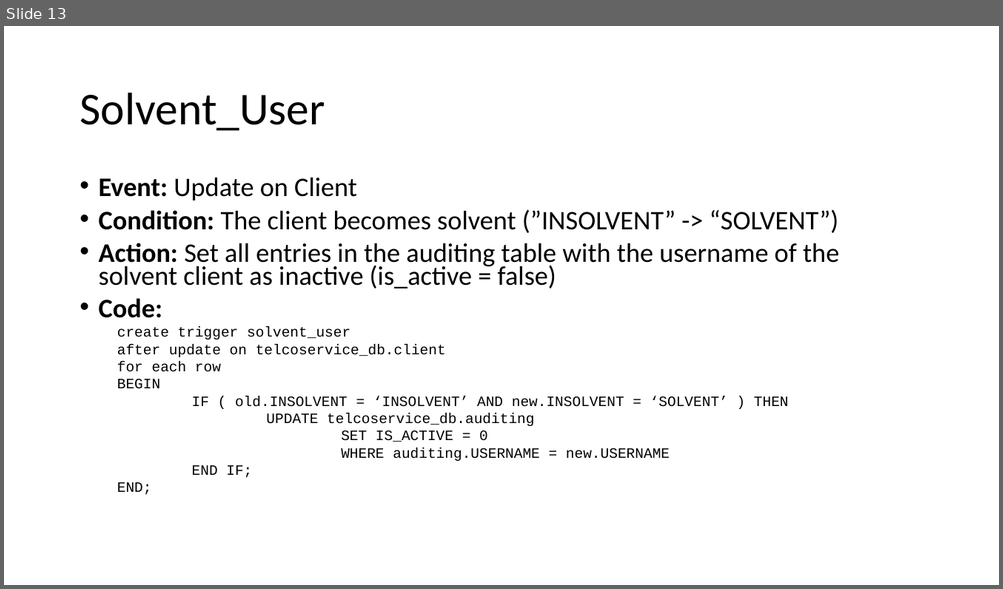
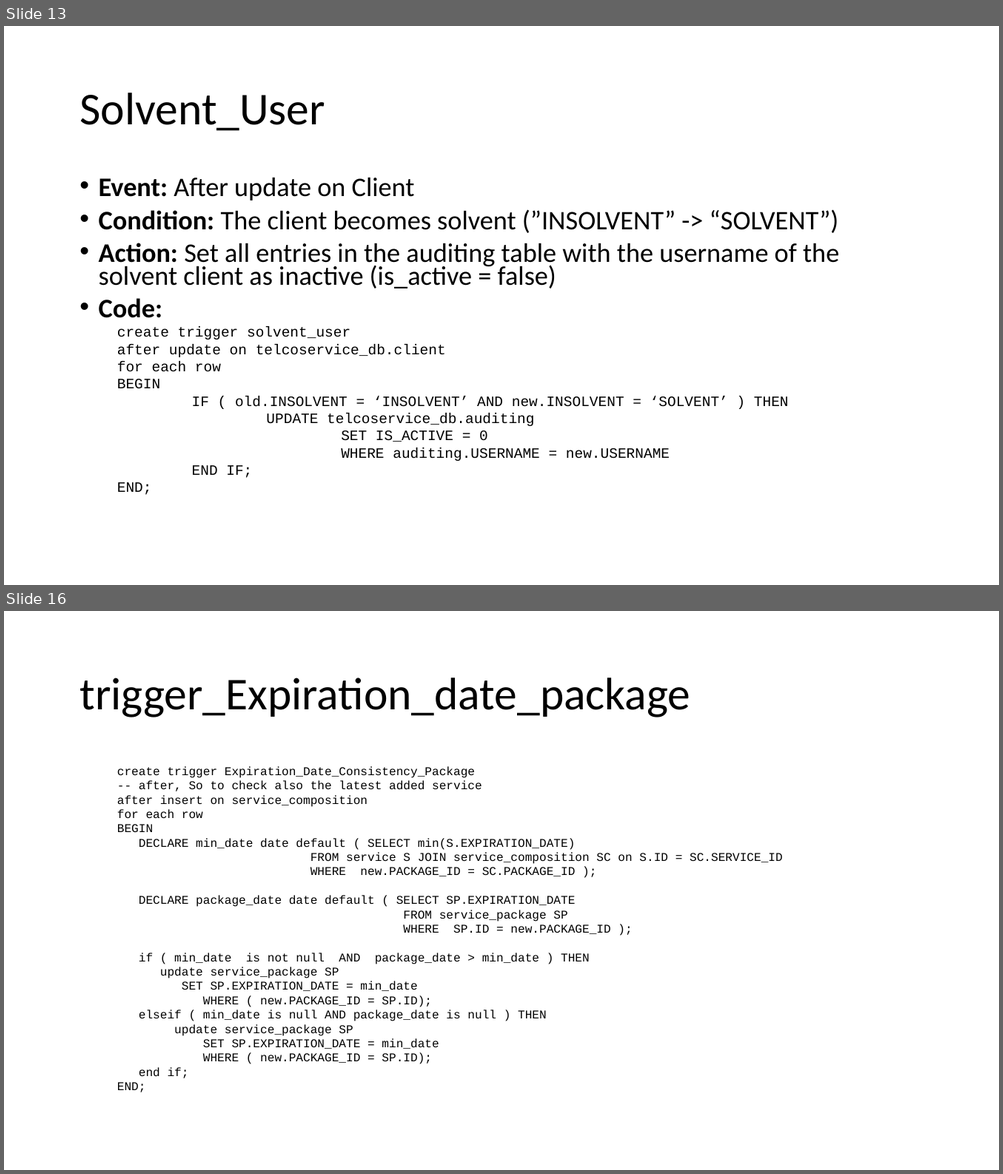
Before and after one commit to mark-2389/TelcoService_SC42, a slide deck: diagrams/TelcoService.pptx. Shown one above the other, each under a label of ours: slide 13 before the commit, slides 13 and 16 after it; the slides between them are not shown. The pictures are 1003x589 and 1003x1174 pixels, drawn with LibreOffice and Linux fonts; fonts in the diff are those of the drawing. Boxes give left, top, right and bottom in pixels: in the first picture for what was removed or moved away, otherwise in the second. Text is boxed around its words. In the diff, an @@ line names an element or a change of style, - is before the commit and + after.

```diff
--- a/diagrams/TelcoService.pptx
+++ b/diagrams/TelcoService.pptx
@@ slide 16 added at (4, 611, 999, 1170), background #FFFFFF @@
@@ title added at (79, 678, 690, 718), 44 pt, text #000000 @@
+trigger_Expiration_date_package
@@ text added at (117, 766, 782, 1093), 11.6 pt, text #000000 @@
+  create trigger Expiration_Date_Consistency_Package
+  -- after, So to check also the latest added service
+  after insert on service_composition
+  for each row
+  BEGIN
+  DECLARE min_date date default ( SELECT min(S.EXPIRATION_DATE)
+  FROM service S JOIN service_composition SC on S.ID = SC.SERVICE_ID
+  WHERE new.PACKAGE_ID = SC.PACKAGE_ID );
+  DECLARE package_date date default ( SELECT SP.EXPIRATION_DATE
+  FROM service_package SP
+  WHERE SP.ID = new.PACKAGE_ID );
+  if ( min_date is not null AND package_date > min_date ) THEN
+  update service_package SP
+  SET SP.EXPIRATION_DATE = min_date
+  WHERE ( new.PACKAGE_ID = SP.ID);
+  elseif ( min_date is null AND package_date is null ) THEN
+  update service_package SP
+  SET SP.EXPIRATION_DATE = min_date
+  WHERE ( new.PACKAGE_ID = SP.ID);
+  end if;
+  END;
@@ slide 13 changed as well @@
@@ text at (99, 177, 415, 201): text changed @@
-• Event: Update on Client
+• Event: After update on Client
```
Also in this commit, not shown: 20 other slides changed, 42 other slides added, 13 slides removed, 4 other files.
